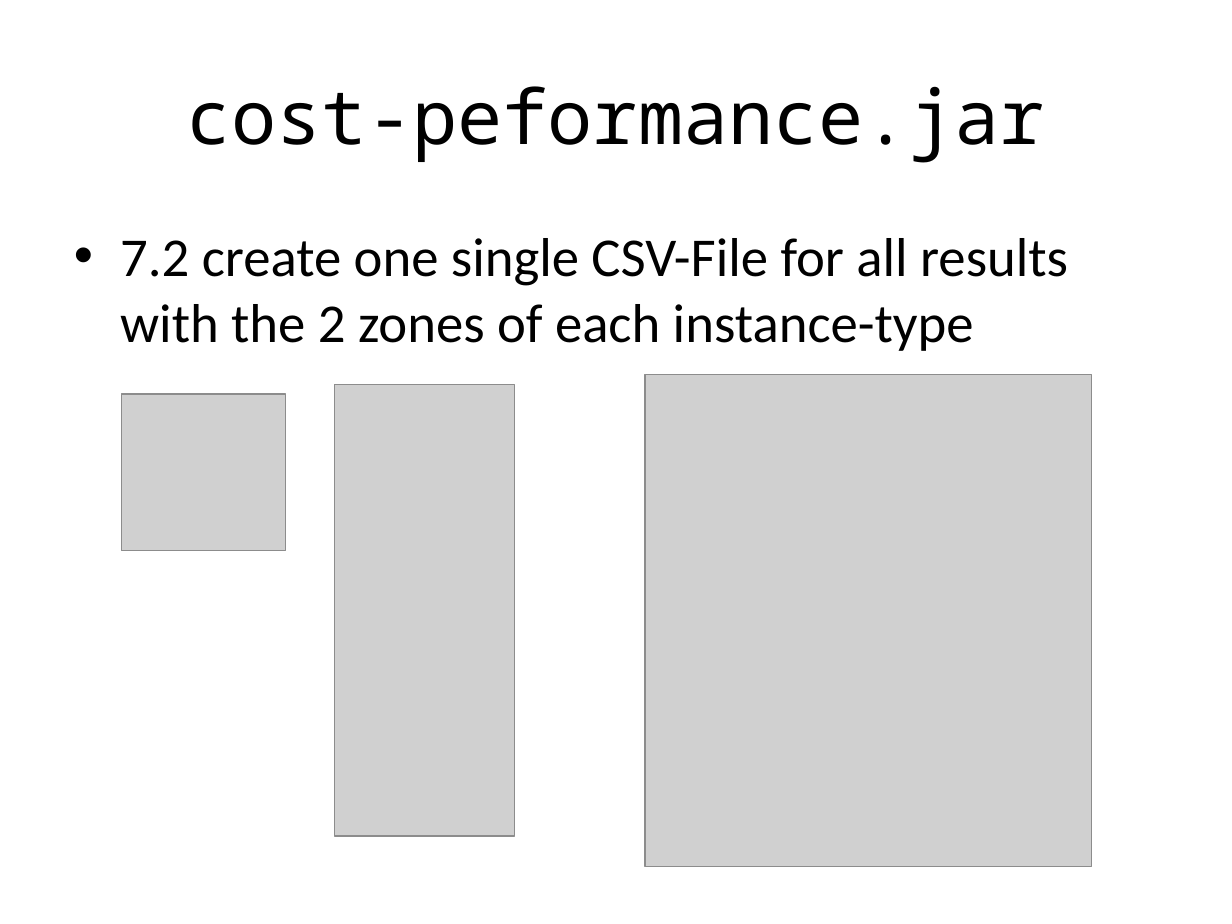
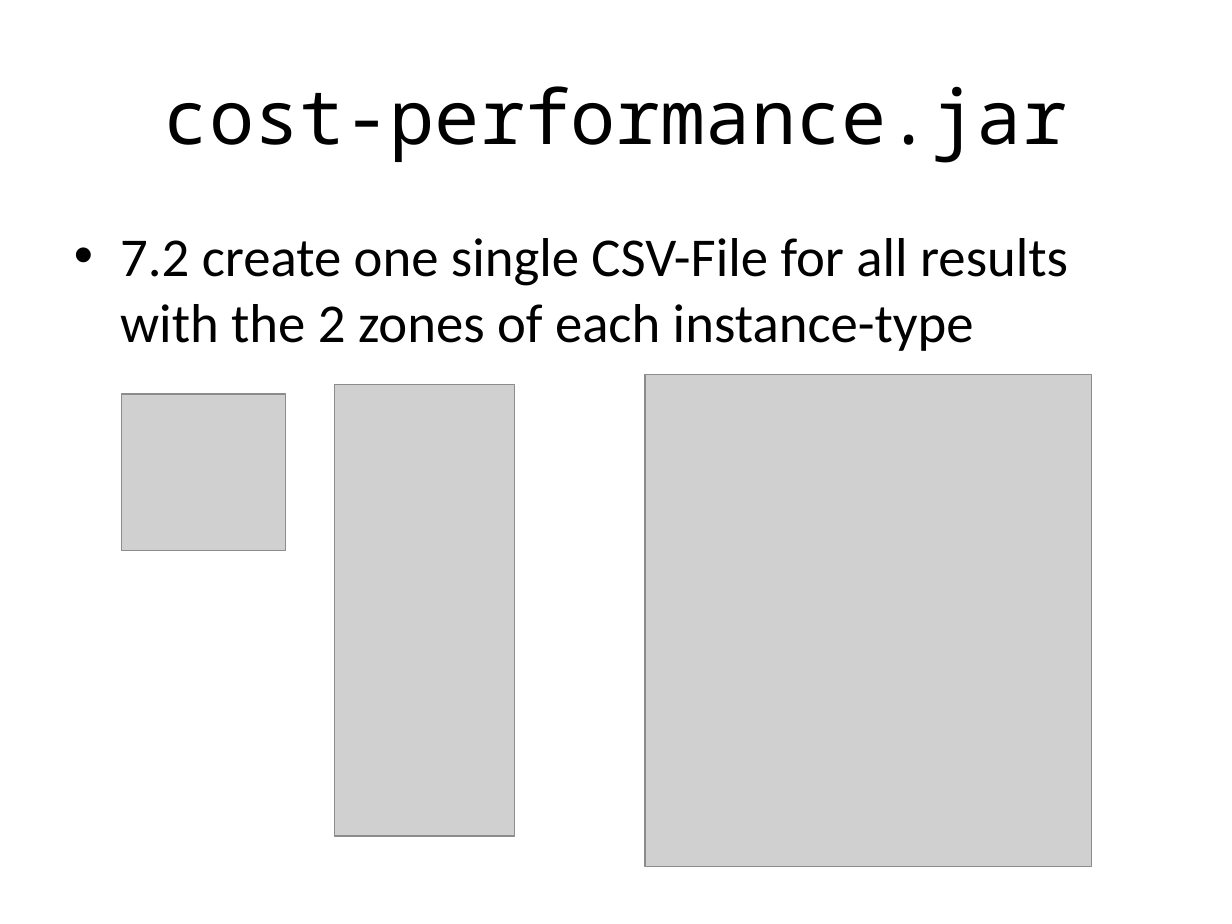
Before and after one commit to csat1763/DistributedSystems2018Project4, a slide deck: slide 15 of Documentation/Presentation/Measurements-in-AWS-VM2VM.pptx. Drawn at 1232x924 pixels with LibreOffice and Linux fonts; fonts in the diff are those of the drawing; grey boxes stand for pictures. Boxes give left, top, right and bottom in pixels: in the first picture for what was removed or moved away, otherwise in the second. Text is boxed around its words. In the diff, an @@ line names an element or a change of style, - is before the commit and + after.

```diff
--- a/Documentation/Presentation/Measurements-in-AWS-VM2VM.pptx
+++ b/Documentation/Presentation/Measurements-in-AWS-VM2VM.pptx
@@ title at box(164, 86, 1067, 163): text changed @@
-cost-peformance.jar
+cost-performance.jar
```
Also in this commit, not shown: 1 other slide changed, 5 other files.
